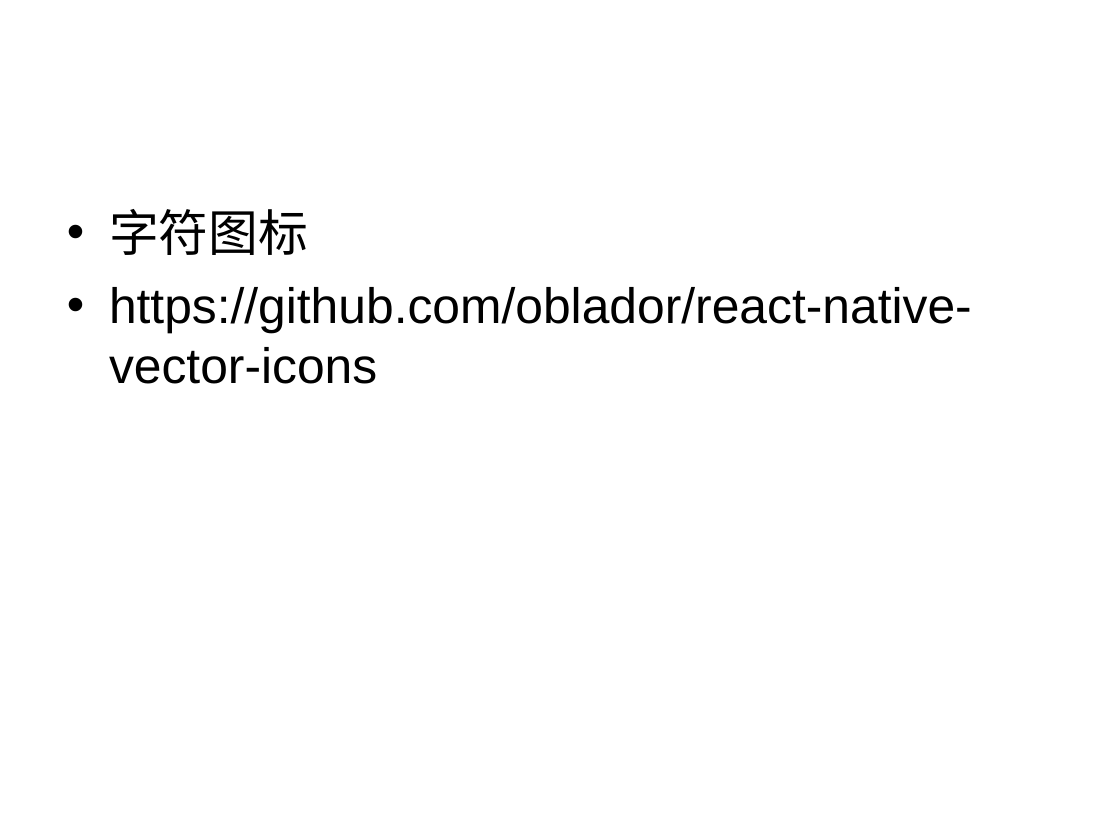
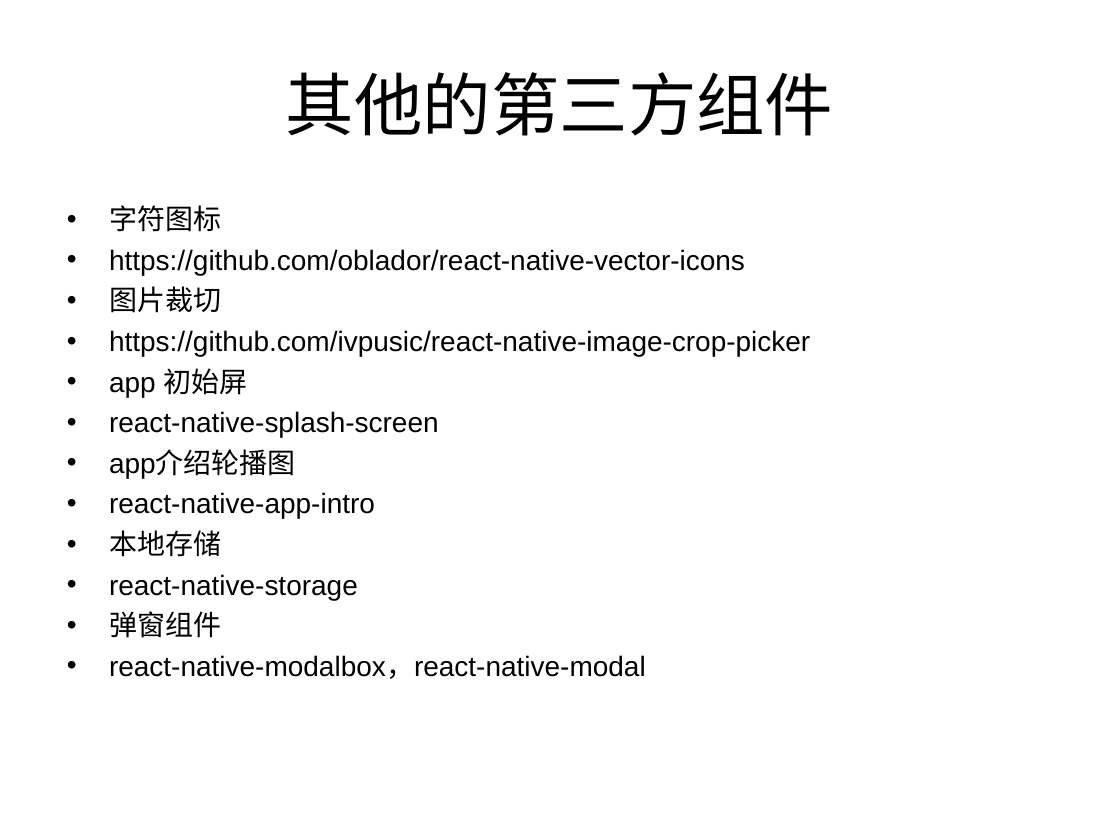
Before and after one commit to ilovezy/rnDemo, a slide deck: slide 10 of React-native 介绍.ppt. Drawn at 1120x840 pixels with LibreOffice and Linux fonts; fonts in the diff are those of the drawing. Boxes give left, top, right and bottom in pixels: in the first picture for what was removed or moved away, otherwise in the second. Text is boxed around its words. In the diff, an @@ line names an element or a change of style, - is before the commit and + after.

```diff
--- a/React-native 介绍.ppt
+++ b/React-native 介绍.ppt
@@ title added at <box>286,72,833,136</box>, 44 pt, text #000000 @@
+其他的第三方组件
@@ text at <box>109,205,745,275</box>: size 32 to 18 pt in "字符图标", "https://github.com/oblador/react-native-vector-icons"; less space between paragraphs @@
@@ text at <box>109,286,810,679</box>: paragraphs added @@
+• 图片裁切
+• https://github.com/ivpusic/react-native-image-crop-picker
+• app 初始屏
+• react-native-splash-screen
+• app介绍轮播图
+• react-native-app-intro
+• 本地存储
+• react-native-storage
+• 弹窗组件
+• react-native-modalbox，react-native-modal
```
Also in this commit, not shown: 2 other slides changed, 3 other files.
